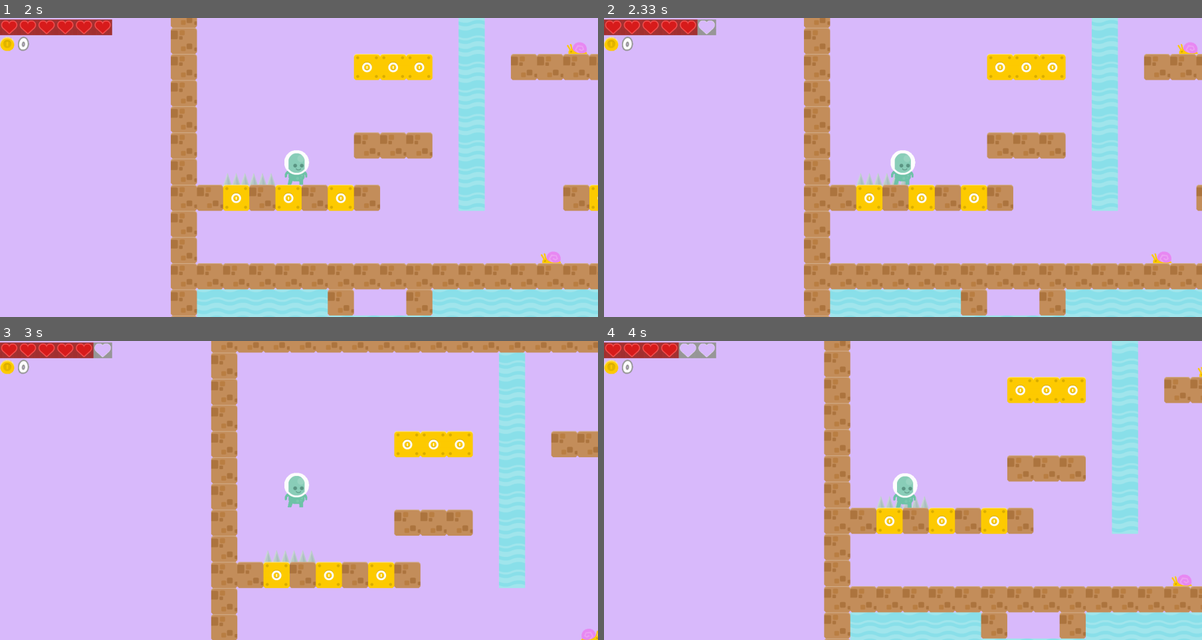
Above: before the commit, frames 1-4 (two rows, left to right).
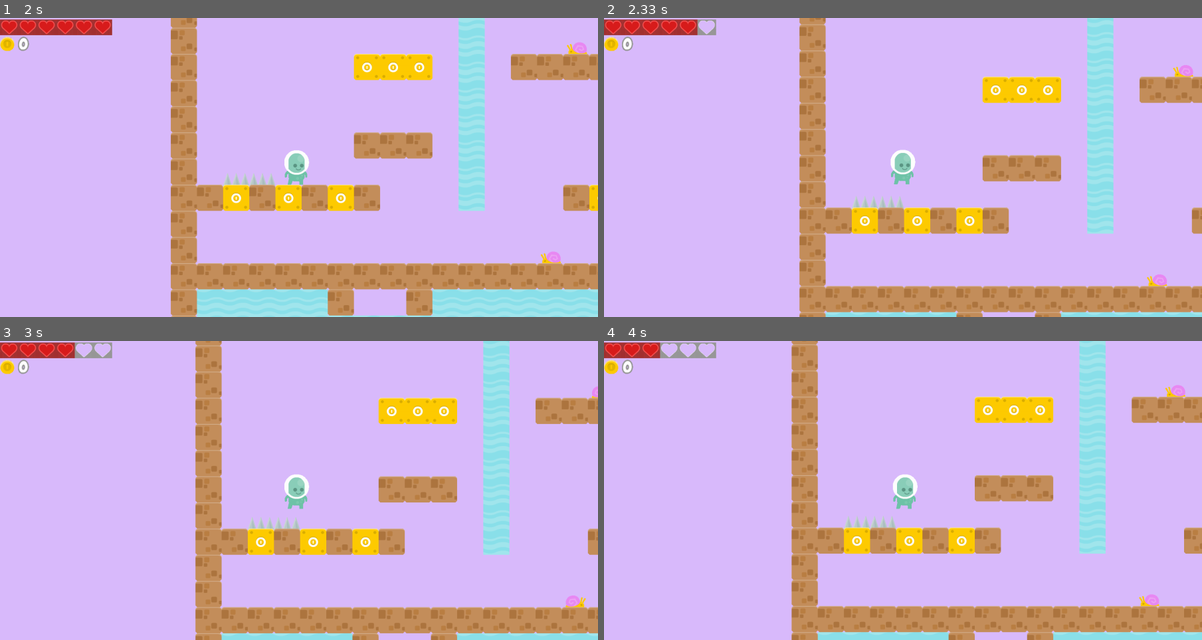
Above: after the commit, the same moments.

Repository: MahentNik/Project_pygame
Game: pygame game, started from main.py
Same seed, same stepped clock (60 frames per second), same inputs: the game is played once before the commit and once after it.
Inputs:
- Up to frame 1 (2 s): hold Right 0.33-0.8 s; hold Up 0.83-1.13 s; hold Right 1.17-1.63 s; hold Left from 1.67 s (still down)
- Up to frame 2 (2.33 s): release Left at 2.2 s; hold Down from 2.23 s (still down)
- Up to frame 3 (3 s): release Down at 2.53 s; tap Space at 2.57 s; hold Left from 2.9 s (still down)
- Up to frame 4 (4 s): release Left at 3.3 s; hold Up 3.33-3.7 s; hold Right from 3.73 s (still down)

Frame 1 is identical in both runs. In frame 2, 24% of the frame differs, in the area x 32-100%, y 0-100%; in frame 3, 31%; in frame 4, 33%, in the area x 9-100%, y 0-100%.

Commit message:
change collides

Diff:
--- a/fish.py
+++ b/fish.py
@@ -6,6 +6,7 @@
     def __init__(self, pos_x, pos_y, tile_width, tile_height, image, *groups):
         super().__init__(*groups)
         self.image = image
+        self.mask = pygame.mask.from_surface(self.image)
         self.not_mirrored_image = pygame.transform.flip(self.image, True, False)
         self.mirror_image = self.image
         self.fish_speed = 3
--- a/main.py
+++ b/main.py
@@ -17,6 +17,7 @@
 RELOAD_o2 = pygame.USEREVENT + 77  # перезарядка получения кислорода
 RELOAD__o2 = pygame.USEREVENT + 78  # перезарядка отнимания кислорода
 REPEAT_MUSIC = pygame.USEREVENT + 1
+FRAME_CHANGE = pygame.USEREVENT + 2
 
 tile_width = tile_height = 70
 PRIMITIVE_LEVEL = [
@@ -75,7 +76,9 @@
 
 
 def get_images():
-    hero_im = load_image('p1_stand.png', -1)
+    jump_im = load_image('p1_jump.png', -1)
+    walk_im = load_image('p1_walk11.png', -1)
+    stand_im = load_image('p1_stand.png', -1)
     brick = load_image('brickWall.png', -1)
     snail_image = load_image('snailWalk1.png', -1)
     fish_image = load_image('fishSwim1.png', -1)
@@ -84,7 +87,8 @@
     coin_box = load_image("boxCoin.png", -1)
     coin_im = load_image("coinGold1.png", -1)
     spike_im = load_image('spikes.png', -1)
-    images = [hero_im, brick, snail_image, fish_image, ladder_image, water_image, coin_box, coin_im, spike_im]
+    hero_images = [stand_im, jump_im, walk_im]
+    images = [hero_images, brick, snail_image, fish_image, ladder_image, water_image, coin_box, coin_im, spike_im]
     for_hud = [load_image("no_hp.png", -1), load_image("half_hp.png", -1), load_image("hp.png", -1),
                load_image("o2.png"), coin_im]
     numbers = load_image("hud_0.png", -1), load_image("hud_1.png", -1), load_image("hud_2.png", -1), load_image(
@@ -120,6 +124,7 @@
             if event.type == pygame.QUIT:
                 running = False
             if event.type == REPEAT_MUSIC:
+                pass
                 pygame.mixer.music.play()
             if event.type == pygame.KEYDOWN:
                 if event.key == pygame.K_SPACE:
@@ -155,7 +160,7 @@
             camera.apply(sprite)
 
         hero.update(is_left, is_right, up, wat_up, wat_down, let_group, water_group, ladder_group, enemy_group,
-                    coin_group, air_group, coin_box_group)
+                    coin_group, air_group, coin_box_group, spikes_group, may_get_damaged)
         hud.update(water_group, enemy_group, coin_group, air_group, spikes_group, may_get_damaged,
                    is_time_o2, is_time__o2)
 
--- a/player.py
+++ b/player.py
@@ -1,5 +1,4 @@
 import pygame
-import math
 from items import Coin
 
 JUMP_POWER = 10
@@ -12,14 +11,16 @@
 
 
 class Hero(pygame.sprite.Sprite):
-    def __init__(self, pos_x, pos_y, tile_width, tile_height, image, coin_im, coin_group, coin_box_group, all_sprites,
+    def __init__(self, pos_x, pos_y, tile_width, tile_height, images, coin_im, coin_group, coin_box_group, all_sprites,
                  *groups):
-        super().__init__(groups)
-        self.image = image
+        super().__init__(*groups)
+        self.images = images
+        self.image = self.images[0]
+        self.mask = pygame.mask.from_surface(self.image)
         self.rect = self.image.get_rect().move(tile_width * pos_x,
                                                tile_height * pos_y)
 
-        self.group = [coin_group, all_sprites]
+        self.groups_for_coin = [coin_group, all_sprites]
         self.coin_im = coin_im
         self.coin_box_group = coin_box_group
         self.coin_group = coin_group
@@ -42,84 +43,104 @@
                     self.vy = 0
 
                 if vy < 0:
-                    if self.other_collide(self, self.coin_box_group):
-                        sp = self.other_collide(self, self.coin_box_group, True)
+                    if other_collide(self, self.coin_box_group):
+                        sp = other_collide(self, self.coin_box_group, True)
                         for i in sp:
                             x, y = i.rect.x, i.rect.y
-                            Coin(x, y, self.coin_im, self.group)
+                            Coin(x, y, self.coin_im, *self.groups_for_coin)
                     self.rect.top = tile.rect.bottom
                     self.vy = 0
 
-    def other_collide(self, player, group, status=False):
-        return pygame.sprite.spritecollide(player, group, status)
+    def update(self, left, right, up, wat_up, wat_down, let_group, water_group, ladder_group, enemy_group,
+               coin_group, air_group, coin_box_group, spikes_group, may_get_damage):
+        if not other_collide(self, water_group) and not other_collide(self, ladder_group):
+            self.ground_collide(up, left, right, let_group)
+        elif other_collide(self, water_group):
+            self.water_collide(wat_up, left, right, let_group)
+        elif other_collide(self, ladder_group):
+            self.ladder_collide(wat_up, wat_down, left, right, let_group)
+        if other_collide(self, enemy_group) or other_collide(self, spikes_group):
+            self.enemy_collide(enemy_group, spikes_group, let_group)
 
-    def update(self, left, right, up, wat_up, wat_down, let_group, water_group, ladder_group, enemy_group,
-               coin_group, air_group, coin_box_group):
-        if not self.other_collide(self, water_group) and not self.other_collide(self, ladder_group):
-            if up:
-                if self.on_Ground:
-                    self.vy = -JUMP_POWER
-            if left:
-                self.vx = -HERO_SPEED
-            elif right:
-                self.vx = HERO_SPEED
-            if not (left or right):
-                self.vx = 0
-            if not self.on_Ground:
-                self.vy += GRAVITY
+    # столкновения с врагами
+    def enemy_collide(self, enemy_group, spikes_group, let_group):
+        sp = other_collide(self, spikes_group) + other_collide(self, enemy_group)
+        for sprite in sp:
+            if pygame.sprite.collide_mask(self, sprite):
+                point = pygame.sprite.collide_mask(sprite, self)
+                print(point)
+                if point[0] < sprite.rect.width // 2:
+                    self.vx = -15
+                else:
+                    self.vx = 15
+                self.vy = -5
 
-            self.on_Ground = False
+        self.rect.y += self.vy
+        self.collide(0, self.vy, let_group)
 
-            self.rect.y += self.vy
-            self.collide(0, self.vy, let_group)
+        self.rect.x += self.vx
+        self.collide(self.vx, 0, let_group)
 
-            self.rect.x += self.vx
-            self.collide(self.vx, 0, let_group)
-        elif self.other_collide(self, water_group):
-            self.vy += (GRAVITY - TO_GRAVITY)
-            if wat_up:
-                self.vy = -(HERO_SPEED - TO_SPEED)
-            if left:
-                self.vx = -(HERO_SPEED - TO_SPEED)
-            elif right:
-                self.vx = (HERO_SPEED - TO_SPEED)
-            if not (left or right):
-                self.vx = 0
-            self.rect.y += self.vy
-            self.collide(0, self.vy, let_group)
+    # столкновения с землей
+    def ground_collide(self, up, left, right, let_group):
+        if up:
+            if self.on_Ground:
+                self.vy = -JUMP_POWER
+        if left:
+            self.vx = -HERO_SPEED
+        elif right:
+            self.vx = HERO_SPEED
+        if not (left or right):
+            self.vx = 0
+        if not self.on_Ground:
+            self.vy += GRAVITY
 
-            self.rect.x += self.vx
-            self.collide(self.vx, 0, let_group)
-        elif self.other_collide(self, ladder_group):
-            if wat_up:
-                self.vy = -HERO_SPEED
-            if wat_down:
-                self.vy = HERO_SPEED
-            if left:
-                self.vx = -HERO_SPEED
-            elif right:
-                self.vx = HERO_SPEED
-            if not (wat_up or wat_down):
-                self.vy = 0
-            if not (left or right):
-                self.vx = 0
+        self.on_Ground = False
 
-            self.rect.y += self.vy
-            self.collide(0, self.vy, let_group)
+        self.rect.y += self.vy
+        self.collide(0, self.vy, let_group)
 
-            self.rect.x += self.vx
-            self.collide(self.vx, 0, let_group)
+        self.rect.x += self.vx
+        self.collide(self.vx, 0, let_group)
 
-        """if collide(self, let_group):
-            if self.vx < 0:
-                self.rect.x += -self.xvel
-            elif self.vx > 0:
-                self.rect.x += -self.xvel
-            if self.vy > 0:
-                self.rect.y += -self.yvel
-                self.onGround = True
-            elif self.vy < 0:
-                self.vy = 0"""
+    # столкновения с лестницами
+    def ladder_collide(self, wat_up, wat_down, left, right, let_group):
+        if wat_up:
+            self.vy = -HERO_SPEED
+        if wat_down:
+            self.vy = HERO_SPEED
+        if left:
+            self.vx = -HERO_SPEED
+        elif right:
+            self.vx = HERO_SPEED
+        if not (wat_up or wat_down):
+            self.vy = 0
+        if not (left or right):
+            self.vx = 0
+
+        self.rect.y += self.vy
+        self.collide(0, self.vy, let_group)
+
+        self.rect.x += self.vx
+        self.collide(self.vx, 0, let_group)
+
+    # столкновения с водой
+    def water_collide(self, wat_up, left, right, let_group):
+        self.vy += (GRAVITY - TO_GRAVITY)
+        if wat_up:
+            self.vy = -(HERO_SPEED - TO_SPEED)
+        if left:
+            self.vx = -(HERO_SPEED - TO_SPEED)
+        elif right:
+            self.vx = (HERO_SPEED - TO_SPEED)
+        if not (left or right):
+            self.vx = 0
+        self.rect.y += self.vy
+        self.collide(0, self.vy, let_group)
+
+        self.rect.x += self.vx
+        self.collide(self.vx, 0, let_group)
+
     # класс персонажа(игрока)
     # Показатели игрока (думаю они будут зависеть от сложности, но это уже совсем другая история) : 1) HP -- {3~5}
     #                    2) Пузырьки воздуха (этот показатель виден только в воде) {5~7}
@@ -127,3 +148,7 @@
     #                    3) Счетчик монет (от 0 до ...)
     #                    4) ...
     # еще один вопрос - будет ли наш персонаж атаковать? (можно убрать эту возможность) опять же по времени
+
+
+def other_collide(player, group, status=False):
+    return pygame.sprite.spritecollide(player, group, status)
--- a/snail.py
+++ b/snail.py
@@ -6,6 +6,7 @@
     def __init__(self, pos_x, pos_y, tile_width, tile_height, image, *groups):
         super().__init__(*groups)
         self.image = image
+        self.mask = pygame.mask.from_surface(self.image)
         self.not_mirrored_image = image
         self.mirror_image = pygame.transform.flip(self.image, True, False)
         self.snail_speed = 3
Binary file added: data/p1_jump.png
